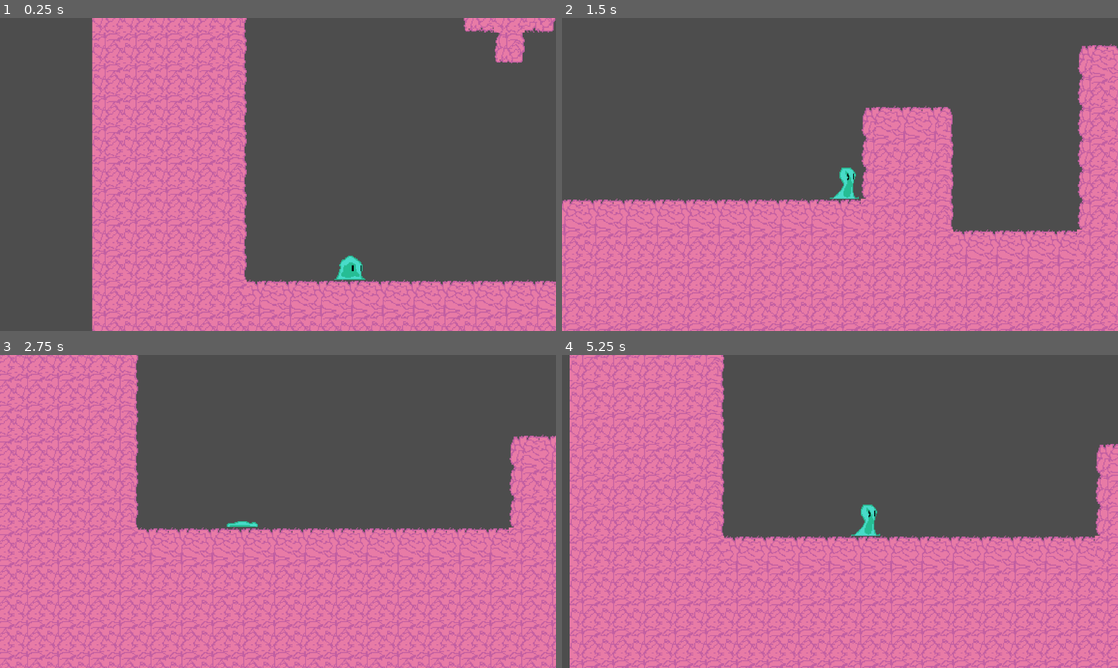
Above: before the commit, frames 1-4 (two rows, left to right).
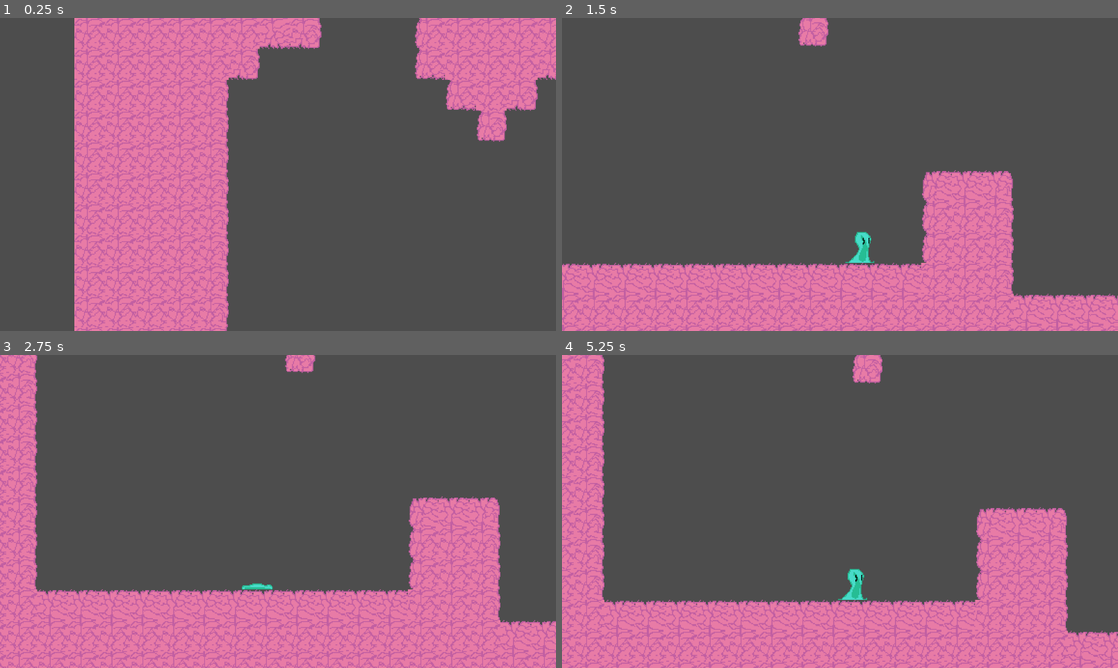
Above: after the commit, the same moments.

Repository: HeyItsEquin/Platformer
Game: Godot game, scene res://Game.tscn
Same seed, same stepped clock (60 frames per second), same inputs: the game is played once before the commit and once after it.
Inputs:
- Up to frame 1 (0.25 s): no input
- Up to frame 2 (1.5 s): hold Ctrl (burrow) 0.53-1.28 s; hold D (move_right) from 0.53 s (still down); tap W (move_up) at 0.77 s; tap Ctrl (burrow) at 1.35 s
- Up to frame 3 (2.75 s): tap W (move_up) at 1.52 s; release D (move_right) at 2.03 s; hold A (move_left) from 2.03 s (still down); hold Ctrl (burrow) from 2.03 s (still down)
- Up to frame 4 (5.25 s): release A (move_left) at 2.78 s; release Ctrl (burrow) at 2.78 s; hold D (move_right) 2.78-4.28 s; tap Ctrl (burrow) at 2.85, 4.35 s; tap W (move_up) at 3.02, 3.77, 4.52 s; hold Ctrl (burrow) 3.53-4.28 s; hold A (move_left) 4.28-5.03 s; hold D (move_right) from 5.03 s (still down); hold Ctrl (burrow) from 5.03 s (still down)

The runs differ from the first frame. In frame 1, 31% of the frame differs, in the area x 13-100%, y 0-100%; in frame 2, 36%; in frame 3, 42%; in frame 4, 44%, in the area x 0-100%, y 0-100%.

Commit message:
Refactor player and camera properties for improved movement and collision handling

Diff:
--- a/Game.tscn
+++ b/Game.tscn
@@ -51,6 +51,7 @@
 
 [node name="Player" parent="." unique_id=1820902120 groups=["Player"] instance=ExtResource("1_km16d")]
 position = Vector2(480, 600)
+move_speed_transition_speed = 8.0
 
 [node name="Ground" type="StaticBody2D" parent="." unique_id=659786825 groups=["Ground"]]
 position = Vector2(560, 632)
@@ -65,8 +66,8 @@
 tile_map_data = PackedByteArray("AAD+//D/AQABAAAAAAACAPD/AQABAAAAAAAEAPD/AQABAAAAAAD8//D/AQABAAAAAAD6//D/AQABAAAAAAAGAP …(14592 unchanged characters)…
 tile_set = SubResource("TileSet_sb48q")
 
-[node name="MainCamera" type="Camera2D" parent="." unique_id=1645767840 node_paths=PackedStringArray("follow_target")]
+[node name="MainCamera" type="Camera2D" parent="." unique_id=1645767840 node_paths=PackedStringArray("follow_target") groups=["Camera"]]
 zoom = Vector2(2, 2)
 script = ExtResource("3_u44n3")
 follow_target = NodePath("../Player")
-follow_speed = 7.0
+height_offset = 64.0
--- a/main_camera.gd
+++ b/main_camera.gd
@@ -2,10 +2,12 @@
 
 @export var follow_target: Node2D
 @export var follow_speed: float = 8.0
+@export var follow_speed_y: float = 6.0
+@export var height_offset: float = 8.0
 
 func _ready() -> void:
 	assert(follow_target)
 
 func _physics_process(delta: float) -> void:
 	position.x = lerp(position.x, follow_target.position.x, follow_speed * delta)
-	position.y = lerp(position.y, follow_target.position.y, follow_speed * delta)
+	position.y = lerp(position.y, follow_target.position.y - height_offset, follow_speed_y * delta)
--- a/player.gd
+++ b/player.gd
@@ -1,12 +1,13 @@
 extends CharacterBody2D
 
-@export var move_speed = 400
-@export var burrow_move_speed = 200 # Movement speed while burrowed
+@export var move_speed = 400.0
+@export var burrow_move_speed = 200.0 # Movement speed while burrowed
 @export var jump_force = 500
 @export var jump_cut_multiplier = 0.5 #Multiplier for gravity when a jump is cut off
 @export var fall_gravity_multiplier = 1.8 # Gravitational multiplier when falling from a jump
+@export var collision_height_jumping = 32.0 # Hitbox height whilst jumping
 @export var collision_height = 24.0 # Hitbox height
-@export var collision_height_burrowed = 8.0 # Hitbox height while burrowed
+@export var collision_height_burrowed = 8.0 # Hitbox height whilst burrowed
 
 const COLLISION_OFFSET_Y = 4
 
@@ -15,9 +16,10 @@
 var is_jumping = false
 var is_burrowed = false
 var is_burrowing = false
+var use_burrowed_speed = false
 var DEBUG_ANIM = false
 
-enum JumpState { NONE, TAKEOFF, RISING, APEX, FALLING, LANDING } # Different "stages" of a jump
+enum JumpState { NONE, TAKEOFF, RISING, APEX, FALLING, LANDING, DROPPING } # Different "stages" of a jump
 var jump_state = JumpState.NONE # Current stage of the jump, 'NONE' means not jumping. For use in animations
 
 var should_move = true # Can the player currently move
@@ -25,9 +27,13 @@
 const JUMP_APEX_THRESHOLD = 50 # The velocity threshold wherein a jump is considered at its 'apex'
 
 const TAKEOFF_FRAMES = 0 # Amount of frames that the takeoff animation has
-const LANDING_FRAMES = 2 # Amount of frames the landing animation has
-const ENTER_BURROW_FRAMES = 6 # Amount of frames the enter burrow animation has
+const LANDING_FRAMES = 4 # Amount of frames the landing animation has
+const ENTER_BURROW_FRAMES = 4 # Amount of frames the enter burrow animation has
+const DROPPING_FRAMES = 4 # Amount of frames the dropping animation has
 var state_timer = 0
+
+var current_move_speed = move_speed
+@export var move_speed_transition_speed = 4.0
 
 func _process(delta: float) -> void:
 	update_animation()
@@ -35,7 +41,7 @@
 
 func _physics_process(delta: float) -> void:
 	apply_gravity(delta)
-	process_input()
+	process_input(delta)
 	move_and_slide()
 
 func apply_gravity(delta: float) -> void:
@@ -73,7 +79,21 @@
 			state_timer -= 1
 			if state_timer <= 0:
 				jump_state = JumpState.NONE
+		JumpState.DROPPING:
+			state_timer = -1
+			if state_timer <= 0:
+				jump_state = JumpState.FALLING
+				$PlayerSprite.play("jump_falling")
+			if is_on_floor():
+				jump_state = JumpState.LANDING
+				state_timer = LANDING_FRAMES
+				$PlayerSprite.play("jump_landing")
 		JumpState.NONE:
+			if velocity.y > 0 and not is_on_floor():
+				jump_state = JumpState.DROPPING
+				state_timer = DROPPING_FRAMES
+				$PlayerSprite.play("dropping")
+
 			if velocity.x != 0 and not (is_burrowed or is_burrowing):
 				$PlayerSprite.play("moving")
 			else:
@@ -82,13 +102,17 @@
 				if not is_burrowing and not is_burrowed:
 					$PlayerSprite.play("idle")
 
-func process_input() -> void:
+	if velocity.y > 0 and not is_jumping and jump_state == JumpState.NONE:
+		jump_state = JumpState.APEX
+		$PlayerSprite.play("jump_falling")
+
+func process_input(delta: float) -> void:
 	if Input.is_action_pressed("move_right"):
-		move(MoveDir.RIGHT)
+		move(MoveDir.RIGHT, delta)
 	elif Input.is_action_pressed("move_left"):
-		move(MoveDir.LEFT)
+		move(MoveDir.LEFT, delta)
 	else:
-		move(MoveDir.NONE)
+		move(MoveDir.NONE, delta)
 
 	if Input.is_action_just_pressed("move_up"):
 		jump()
@@ -117,6 +141,7 @@
 		return
 
 	is_burrowing = true
+	use_burrowed_speed = true
 	$PlayerSprite.play("enter_burrow", 1.4)
 	await $PlayerSprite.animation_finished
 	is_burrowing = false
@@ -127,9 +152,10 @@
 		return
 
 	is_burrowing = true
-	is_burrowed = false
+	use_burrowed_speed = false
 	$PlayerSprite.play("enter_burrow", -1.6, true)
 	await get_tree().create_timer($PlayerSprite.sprite_frames.get_animation_speed("enter_burrow") * ENTER_BURROW_FRAMES / 60.0).timeout
+	is_burrowed = false
 	is_burrowing = false
 
 func can_exit_burrow() -> bool:
@@ -153,31 +179,39 @@
 
 	return space.intersect_shape(query).size() > 0
 
-func move(dir: MoveDir) -> void:
+enum MoveDir { RIGHT, LEFT, NONE }
+func move(dir: MoveDir, delta: float) -> void:
 	if dir == MoveDir.RIGHT and should_move:
-		velocity.x = get_move_speed()
+		velocity.x = get_move_speed(delta)
 		$PlayerSprite.flip_h = false
 	if dir == MoveDir.LEFT and should_move:
-		velocity.x = -get_move_speed()
+		velocity.x = -get_move_speed(delta)
 		$PlayerSprite.flip_h = true
 	if dir == MoveDir.NONE:
 		velocity.x = 0
 
-func get_move_speed() -> int:
-	return burrow_move_speed if is_burrowed else move_speed
+func get_move_speed(delta: float) -> int:
+	var target = burrow_move_speed if use_burrowed_speed else move_speed
+	current_move_speed = lerpf(current_move_speed, target, move_speed_transition_speed * delta)
+
+	return current_move_speed
 
 # For the love of god don't fucking change this PLEASE
 func update_collider() -> void:
-	var target_height = collision_height if not is_burrowed else collision_height_burrowed
+	var target_height = get_target_collider_height()
 	var offset = (collision_height - target_height) / 2.0
 	($CollisionShape.shape as RectangleShape2D).size.y = target_height
 	$CollisionShape.position.y = COLLISION_OFFSET_Y + offset
 
-enum MoveDir {
-	RIGHT = 0,
-	LEFT,
-	NONE
-}
+func get_target_collider_height() -> float:
+	var target = collision_height
+
+	if is_burrowed and not is_jumping:
+		target = collision_height_burrowed
+	if is_jumping and not is_burrowed:
+		target = collision_height_jumping
+
+	return target
 
 func _on_player_sprite_animation_finished() -> void:
 	pass
--- a/player.tscn
+++ b/player.tscn
@@ -13,6 +13,14 @@
 [sub_resource type="RectangleShape2D" id="RectangleShape2D_hqtel"]
 size = Vector2(32, 24)
 
+[sub_resource type="AtlasTexture" id="AtlasTexture_q13i1"]
+atlas = ExtResource("3_b26j0")
+region = Rect2(33, 0, 32, 32)
+
+[sub_resource type="AtlasTexture" id="AtlasTexture_pylmc"]
+atlas = ExtResource("3_b26j0")
+region = Rect2(0, 33, 32, 32)
+
 [sub_resource type="AtlasTexture" id="AtlasTexture_7ahtn"]
 atlas = ExtResource("3_n7ghd")
 region = Rect2(0, 0, 32, 32)
@@ -57,14 +65,6 @@
 atlas = ExtResource("3_b26j0")
 region = Rect2(0, 0, 32, 32)
 
-[sub_resource type="AtlasTexture" id="AtlasTexture_q13i1"]
-atlas = ExtResource("3_b26j0")
-region = Rect2(33, 0, 32, 32)
-
-[sub_resource type="AtlasTexture" id="AtlasTexture_pylmc"]
-atlas = ExtResource("3_b26j0")
-region = Rect2(0, 33, 32, 32)
-
 [sub_resource type="AtlasTexture" id="AtlasTexture_pbfsw"]
 atlas = ExtResource("4_n7ghd")
 region = Rect2(0, 0, 32, 32)
@@ -119,6 +119,17 @@
 
 [sub_resource type="SpriteFrames" id="SpriteFrames_onrkg"]
 animations = [{
+"frames": [{
+"duration": 1.0,
+"texture": SubResource("AtlasTexture_q13i1")
+}, {
+"duration": 1.0,
+"texture": SubResource("AtlasTexture_pylmc")
+}],
+"loop": true,
+"name": &"dropping",
+"speed": 5.0
+}, {
 "frames": [{
 "duration": 0.8,
 "texture": SubResource("AtlasTexture_7ahtn")
@@ -253,5 +264,6 @@
 [node name="PlayerSprite" type="AnimatedSprite2D" parent="." unique_id=1229430777]
 sprite_frames = SubResource("SpriteFrames_onrkg")
 animation = &"idle"
+frame_progress = 0.6620455
 
 [connection signal="animation_finished" from="PlayerSprite" to="." method="_on_player_sprite_animation_finished"]
--- a/project.godot
+++ b/project.godot
@@ -27,6 +27,7 @@
 
 Ground="Objects considered as the ground"
 Player="Group for the player character"
+Camera=""
 
 [input]
 
